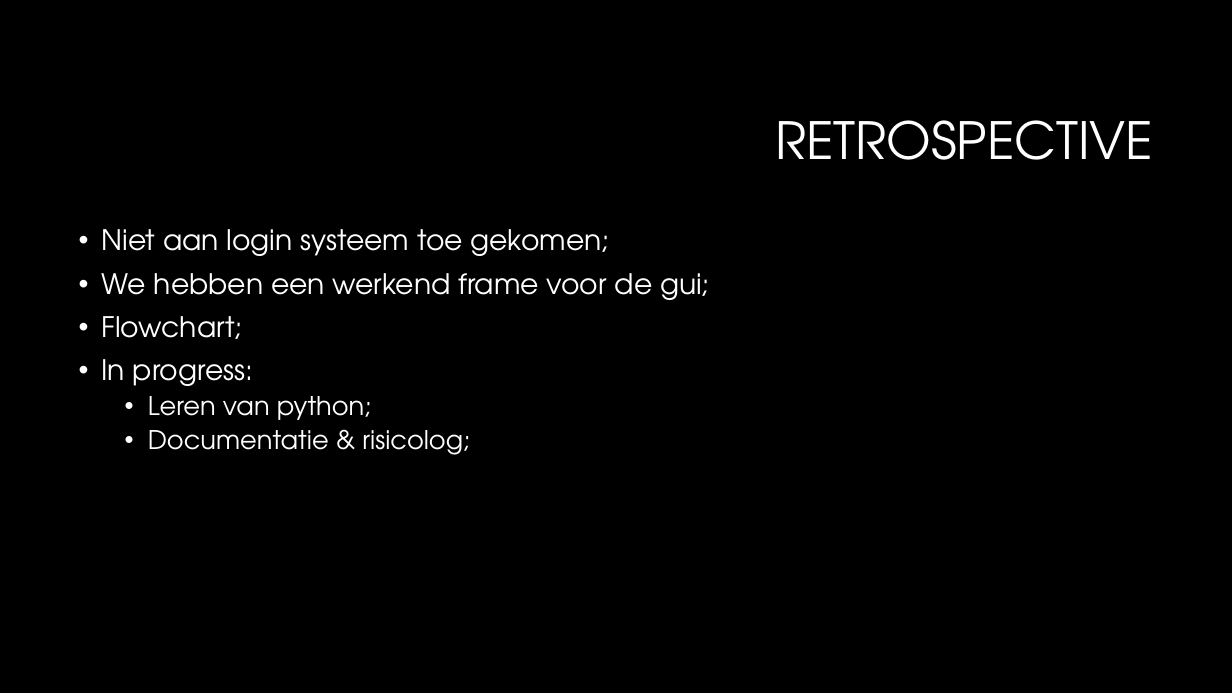
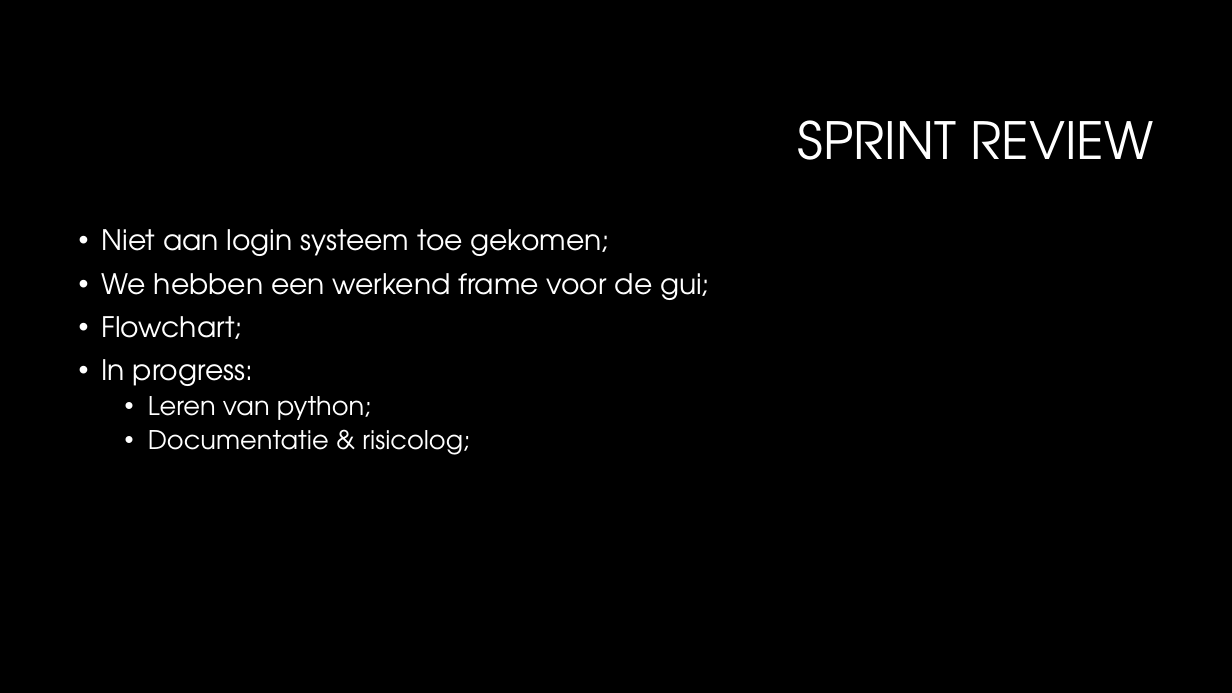
Before and after one commit to GitSloth/Project_Bank, a slide deck: slide 3 of Planning/PO Meeting 2.pptx (slide 5 before the commit). Drawn at 1232x693 pixels with LibreOffice and Linux fonts; fonts in the diff are those of the drawing; background and template pictures are left out. Boxes give left, top, right and bottom in pixels: in the first picture for what was removed or moved away, otherwise in the second. Text is boxed around its words. In the diff, an @@ line names an element or a change of style, - is before the commit and + after.

```diff
--- a/Planning/PO Meeting 2.pptx
+++ b/Planning/PO Meeting 2.pptx
@@ title at box(798, 120, 1153, 160): text changed @@
-RETROSPECTIVE
+SPRINT REVIEW
```
Also in this commit, not shown: 2 other slides changed, 2 slides added, 1 slide removed, 1 other file.
